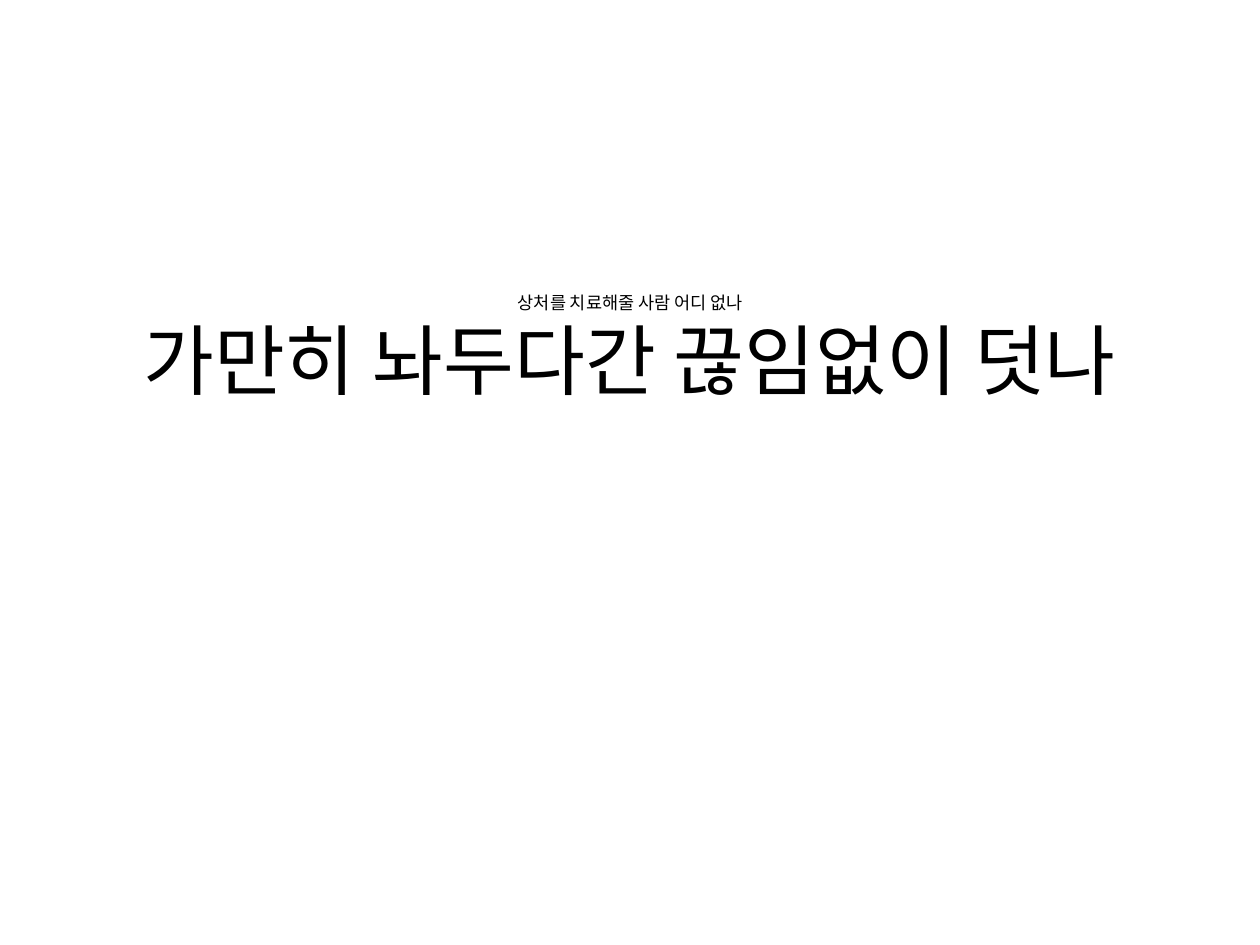
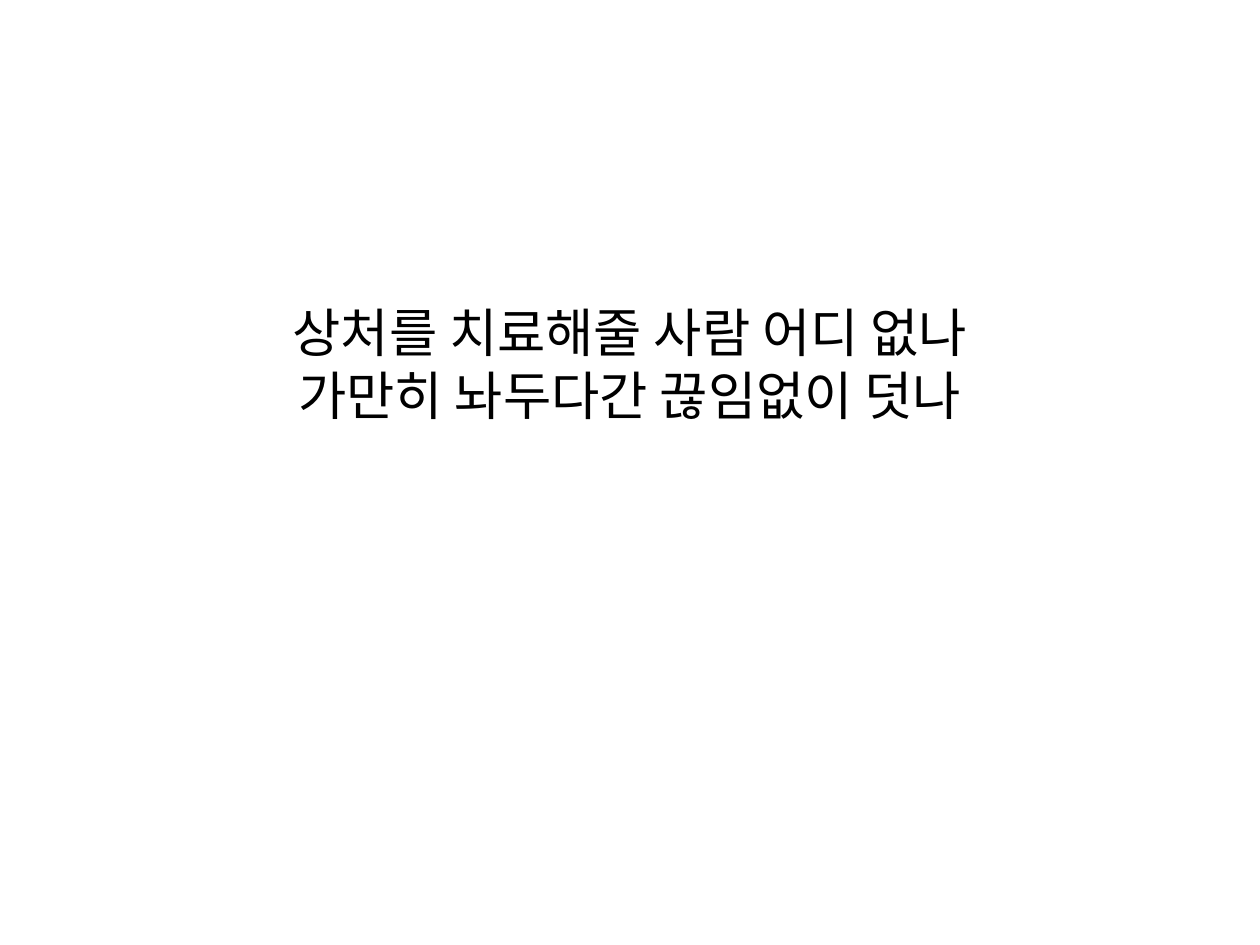
Before and after one commit to everydayday/pptTransform, a slide deck: slide 1 of Slide/add all slides1.pptx. Drawn at 1260x945 pixels with LibreOffice and Linux fonts; fonts in the diff are those of the drawing. Boxes give left, top, right and bottom in pixels: in the first picture for what was removed or moved away, otherwise in the second. Text is boxed around its words. In the diff, an @@ line names an element or a change of style, - is before the commit and + after.

```diff
--- a/Slide/add all slides1.pptx
+++ b/Slide/add all slides1.pptx
@@ title at [293,308,967,419]: text changed; size 10 to 30 pt @@
-상처를 치료해줄 사람 어디 없나
-가만히 놔두다간 끊임없이 덧나
+상처를 치료해줄 사람 어디 없나
+가만히 놔두다간 끊임없이 덧나
```
Also in this commit, not shown: 39 other slides changed, 3 other files.
